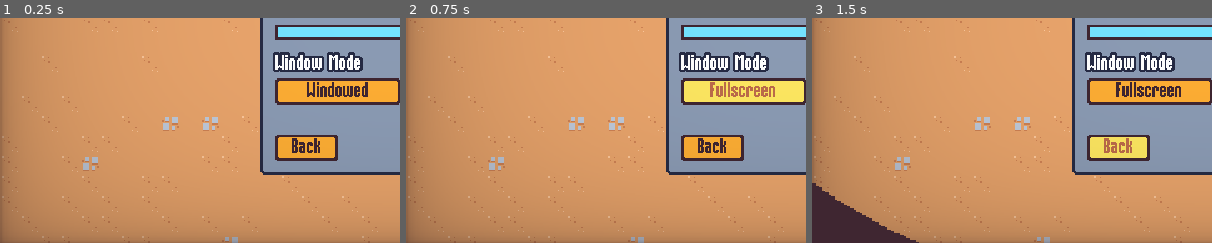
Above: before the commit, frames 1-3 (left to right).
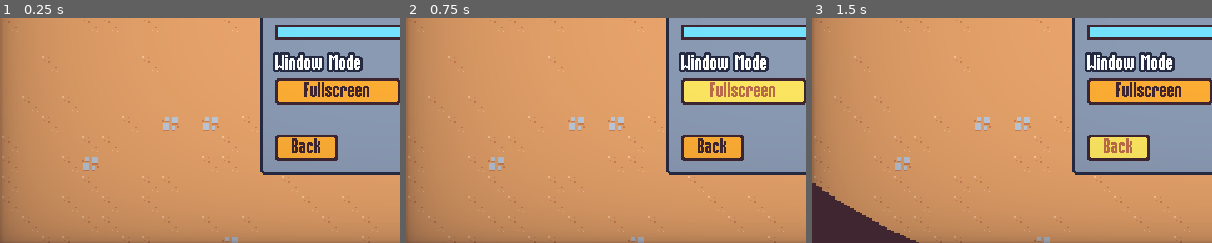
Above: after the commit, the same moments.

Repository: richigro/godot2DGame
Game: Godot game, scene res://scenes/ui/options_menu.tscn
Two runs of this game, one before a commit and one after it. Both use one fixed random seed, a clock stepped at 60 frames per second and the inputs below. This scene is started directly instead of the project's main scene.
Inputs:
- Up to frame 1 (0.25 s): no input
- Up to frame 2 (0.75 s): click "Windowed" (after the commit: "Fullscreen") at 0.5 s
- Up to frame 3 (1.5 s): click "Back" at 1.25 s
The pictures show only the part of the screen within x 0-50%, y 50-100%; the shares and areas given below are measured in that part.

The runs differ from the first frame. In frame 1, 0.5% of the frame differs, in the area x 76-93%, y 28-36%; in frame 2, nothing differs; in frame 3, nothing differs.

Commit message:
bug fix enemies spawning on top of wall fixed

Diff:
--- a/icon.svg
+++ /dev/null
@@ -1 +0,0 @@
-<svg height="128" width="128" xmlns="http://www.w3.org/2000/svg"><rect x="2" y="2" width="124" height="124" rx="14" fill="#363d52" stroke="#212532" stroke-width="4"/><g transform="scale(.101) translate(122 122)"><g fill="#fff"><path d="M105 673v33q407 354 814 0v-33z"/><path fill="#478cbf" d="m105 673 152 14q12 1 15 14l4 67 132 10 8-61q2-11 15-15h162q13 4 15 15l8 61 132-10 4-67q3-13 15-14l152-14V427q30-39 56-81-35-59-83-108-43 20-82 47-40-37-88-64 7-51 8-102-59-28-123-42-26 43-46 89-49-7-98 0-20-46-46-89-64 14-123 42 1 51 8 102-48 27-88 64-39-27-82-47-48 49-83 108 26 42 56 81zm0 33v39c0 276 813 276 813 0v-39l-134 12-5 69q-2 10-14 13l-162 11q-12 0-16-11l-10-65H447l-10 65q-4 11-16 11l-162-11q-12-3-14-13l-5-69z"/><path d="M483 600c3 34 55 34 58 0v-86c-3-34-55-34-58 0z"/><circle cx="725" cy="526" r="90"/><circle cx="299" cy="526" r="90"/></g><g fill="#414042"><circle cx="307" cy="532" r="60"/><circle cx="717" cy="532" r="60"/></g></g></svg>
--- a/project.godot
+++ b/project.godot
@@ -15,7 +15,13 @@
 config/use_custom_user_dir=true
 config/custom_user_dir_name="2DSurvivors"
 config/features=PackedStringArray("4.1", "Forward Plus")
-config/icon="res://icon.svg"
+boot_splash/bg_color=Color(0.247059, 0.14902, 0.192157, 1)
+boot_splash/image="res://icon.png"
+boot_splash/fullsize=false
+boot_splash/use_filter=false
+config/icon="res://icon.png"
+config/windows_native_icon="res://icon.ico"
+boot_splash/use_filter.debug=false
 
 [autoload]
 
@@ -32,9 +38,11 @@
 
 window/size/viewport_width=640
 window/size/viewport_height=360
+window/size/mode=3
 window/size/window_width_override=1920
 window/size/window_height_override=1080
 window/stretch/mode="viewport"
+window/size/mode.debug=3
 
 [gui]
 
--- a/scenes/manager/enemy_manager.gd
+++ b/scenes/manager/enemy_manager.gd
@@ -39,9 +39,11 @@
 		var random_vector = random_direction * SPAWN_RADIUS
 		# the position at the end of the random vector
 		spawn_position = player.global_position + random_vector
+		# this line helps sort out a bug where enemies are spawned on top of a wall and can't move
+		var additional_check_offset = random_direction * 20
 		# raycast check to detect if there is a collision with a wall
 		# from our player's current position to our new spawn positon
-		var query_parameters = PhysicsRayQueryParameters2D.create(player.global_position, spawn_position, wall_collision_mask)
+		var query_parameters = PhysicsRayQueryParameters2D.create(player.global_position, spawn_position + additional_check_offset, wall_collision_mask)
 		var collision_result = get_tree().root.world_2d.direct_space_state.intersect_ray(query_parameters)
 
 		if collision_result.is_empty():
--- a/scenes/ui/options_menu.gd
+++ b/scenes/ui/options_menu.gd
@@ -41,6 +41,7 @@
 	if mode != DisplayServer.WINDOW_MODE_FULLSCREEN:
 		DisplayServer.window_set_mode(DisplayServer.WINDOW_MODE_FULLSCREEN)
 	else:
+		DisplayServer.window_set_flag(DisplayServer.WINDOW_FLAG_BORDERLESS, false)
 		DisplayServer.window_set_mode(DisplayServer.WINDOW_MODE_WINDOWED)
 
 	update_display()
Not shown, added: export_presets.cfg
Binary file added: icon.ico
Binary file added: icon.png
Not shown, changed: icon.png.import
Not shown: 2 places in scenes/game_object/basic_enemy/basic_enemy.tscn that only renumber resources
